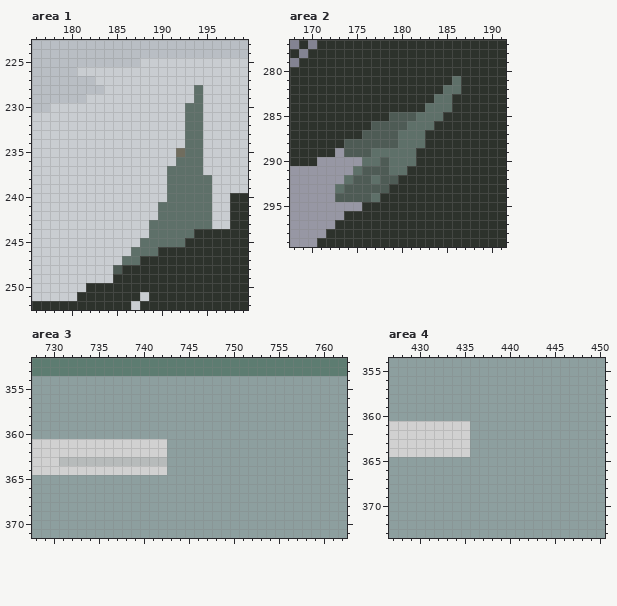
Edited in one commit: pixel-art file (assets/new_assets/background.aseprite). That is the earlier state.
768x448 pixels, 1 frame. Colours within 5 levels of each other are drawn and written as one. Shown: area 1: x 176..199, y 223..252; area 2: x 168..191, y 277..299; area 3: x 728..762, y 352..371; area 4: x 427..450, y 354..373. The commit also changed other parts of the picture, which this record leaves out.
New version:
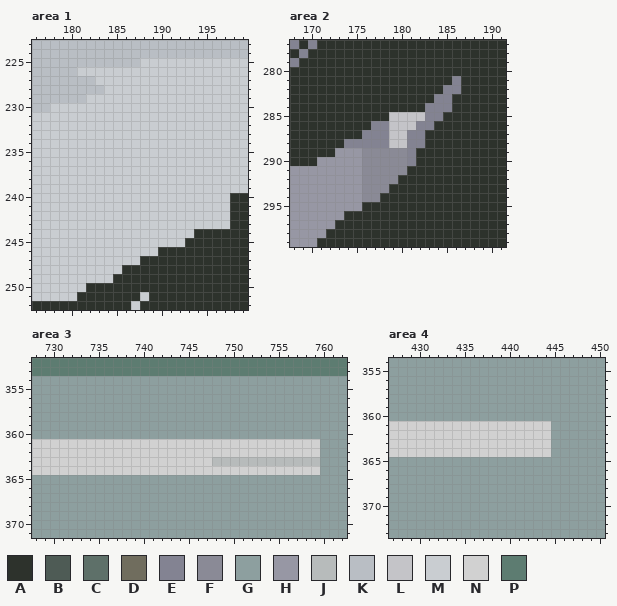
Palette (. is transparent): A #2d322c  B #4e5b55  C #5e7069  D #706d5e  E #838392  F #8a8a96  G #8d9f9f  H #9797a4  J #b7bbbb  K #b9bec4  L #c4c4c8  M #c9cdd1  N #d1d1d1  P #5d7c71
Changes in this commit:
Area 1, layer "Group 2/trees_back":
Colour B becomes colour M in row 248 at x 185.
Colour C becomes colour M in rows 228 to 229 at x 194; in rows 230 to 235 at x 193 to 194; in row 236 at x 192 to 194; in row 237 at x 191 to 194; in rows 238 to 240 at x 191 to 195; in rows 241 to 242 at x 190 to 195.
Colour C becomes colour M in row 243 at x 189 to 195; in row 244 at x 189 to 193; in row 245 at x 188 to 192; in row 246 at x 187 to 189; in row 247 at x 186 to 187.
Colour D becomes colour M in row 235 at x 192.
Area 2, layer "Group 2/trees_back":
Colour B becomes colour E in row 286 at x 177 to 178; in row 287 at x 176 to 178; in row 288 at x 174 to 178.
Colour C becomes colour E in row 281 at x 186; in row 282 at x 185 to 186; in row 283 at x 184 to 185; in row 284 at x 183 to 185; in row 285 at x 183 to 184; in row 286 at x 182 to 183.
Colour C becomes colour E in rows 287 to 288 at x 181 to 182; in rows 289 to 290 at x 181.
Colour B becomes colour F in row 289 at x 176; in row 290 at x 178; in row 291 at x 176 to 178; in row 292 at x 176 and 178 to 179; in row 293 at x 176 to 178; in row 294 at x 176.
Colour C becomes colour F in row 289 at x 177 to 180; in row 290 at x 176 to 177 and 179 to 180; in row 291 at x 179 to 180; in row 292 at x 177; in row 294 at x 177.
Colour B becomes colour H in row 289 at x 174 to 175; in row 292 at x 175; in row 293 at x 174 to 175; in row 294 at x 173 to 175.
Colour C becomes colour H in row 291 at x 175; in row 292 at x 174; in row 293 at x 173.
Colour B becomes colour L in row 285 at x 179 to 181; in row 286 at x 179 to 180; in rows 287 to 288 at x 179.
Colour C becomes colour L in row 285 at x 182; in row 286 at x 181; in rows 287 to 288 at x 180.
Area 3, layer "Group 2/road":
Colour G becomes colour J in row 363 at x 748 to 759.
Colour G becomes colour N in rows 361 to 362 at x 743 to 759; in row 363 at x 743 to 747; in row 364 at x 743 to 759.
Colour J becomes colour N in row 363 at x 731 to 742.
Area 4, layer "Group 2/road":
Colour G becomes colour N in rows 361 to 364 at x 436 to 444.
Boxes around the changes in both pictures, in picture pixels (x1, y1, x2, y2):
changed: (113, 85, 212, 274)
changed: (335, 76, 461, 202)
changed: (59, 439, 320, 475)
changed: (470, 421, 551, 457)
